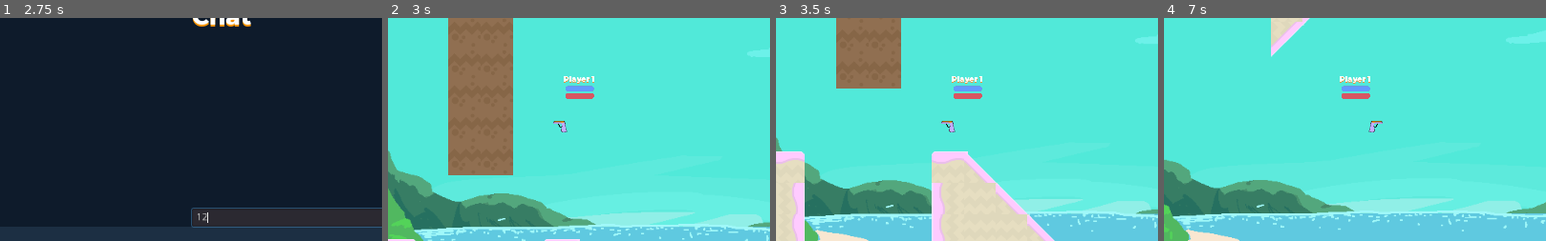
Above: before the commit, frames 1-4 (left to right).
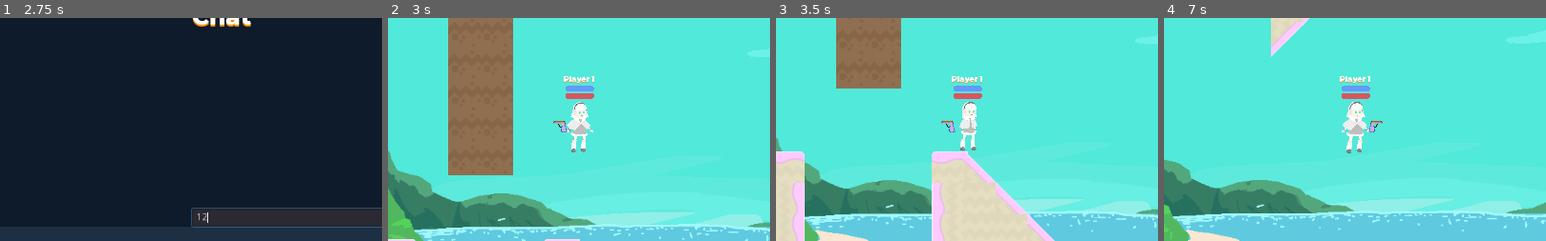
Above: after the commit, the same moments.

Repository: VGDC-UCI/Shooty-Game
Game: Godot game, scene res://src/main/menus/title/Title.tscn
The game is run twice, just before and just after one commit, with the same random seed, the same clock (stepped at 60 frames per second) and the same inputs.
Inputs (mouse positions are % of the whole screen's width and height, from its top left):
- Up to frame 1 (2.75 s): click "Shooty Game" at 0.5 s; click "Local Game" at 1.25 s; click (73, 71) at 2.02 s; type "12" at 2.1 s
- Up to frame 2 (3 s): click "Start Game" at 2.75 s
- Up to frame 3 (3.5 s): no input
- Up to frame 4 (7 s): move the mouse to (72, 45) at 3.52 s; hold D (move_right) 3.53-5.03 s; right-click (72, 45) at 3.6 s; tap Space (jump_pressed) at 3.77, 4.52, 6.02, 6.77 s; move the mouse to (30, 55) at 4.27 s; tap Shift (shield) at 4.35, 6.6 s; tap Enter at 5 s; move the mouse to (60, 28) at 5.02 s; hold A (move_left) 5.03-5.78 s; click (60, 28) at 5.1 s; move the mouse to (45, 70) at 5.77 s; hold D (move_right) from 5.78 s (still down); right-click (45, 70) at 5.85 s; move the mouse to (80, 65) at 6.52 s
The pictures show only the part of the screen within x 25-75%, y 26-76%; the shares and areas given below are measured in that part.

Frame 1 is identical in both runs. In frame 2, 0.8% of the frame differs, in the area x 46-54%, y 37-61%; in frame 3, 0.7%; in frame 4, 0.9%.

Commit message:
Fixed missing player textures

Diff:
--- a/src/main/game/player/Player.tscn
+++ b/src/main/game/player/Player.tscn
@@ -1,7 +1,10 @@
-[gd_scene load_steps=26 format=2]
-
+[gd_scene load_steps=89 format=2]
+
+[ext_resource path="res://src/main/game/player/textures/sally_sprite_sheet.png" type="Texture" id=1]
 [ext_resource path="res://src/resources/fonts/montserrat_20.tres" type="DynamicFont" id=2]
 [ext_resource path="res://src/main/game/player/player.gd" type="Script" id=3]
+[ext_resource path="res://src/main/game/player/textures/Player_Fall.png" type="Texture" id=4]
+[ext_resource path="res://src/main/game/player/textures/Player_Jump.png" type="Texture" id=5]
 [ext_resource path="res://src/main/game/player/textures/dash_particle.png" type="Texture" id=6]
 [ext_resource path="res://src/main/game/player/textures/bad_gun.png" type="Texture" id=7]
 [ext_resource path="res://src/main/game/player/information/shield_bar.tres" type="StyleBox" id=8]
@@ -11,38 +14,366 @@
 [ext_resource path="res://src/main/game/player/audio/shoot.wav" type="AudioStream" id=12]
 [ext_resource path="res://src/main/game/player/audio/dash.wav" type="AudioStream" id=13]
 [ext_resource path="res://src/main/game/player/audio/hit.wav" type="AudioStream" id=14]
+[ext_resource path="res://src/main/game/player/textures/Player_Running.png" type="Texture" id=15]
+[ext_resource path="res://src/main/game/player/textures/Player_Idle.png" type="Texture" id=16]
 
 [sub_resource type="RectangleShape2D" id=1]
 extents = Vector2( 19.522, 50.776 )
 
+[sub_resource type="AtlasTexture" id=49]
+flags = 4
+atlas = ExtResource( 16 )
+region = Rect2( 0, 0, 349, 852 )
+
+[sub_resource type="AtlasTexture" id=50]
+flags = 4
+atlas = ExtResource( 16 )
+region = Rect2( 349, 0, 349, 852 )
+
+[sub_resource type="AtlasTexture" id=51]
+flags = 4
+atlas = ExtResource( 16 )
+region = Rect2( 698, 0, 349, 852 )
+
+[sub_resource type="AtlasTexture" id=52]
+flags = 4
+atlas = ExtResource( 16 )
+region = Rect2( 1047, 0, 349, 852 )
+
+[sub_resource type="AtlasTexture" id=53]
+flags = 4
+atlas = ExtResource( 16 )
+region = Rect2( 1396, 0, 349, 852 )
+
+[sub_resource type="AtlasTexture" id=54]
+flags = 4
+atlas = ExtResource( 16 )
+region = Rect2( 1745, 0, 349, 852 )
+
+[sub_resource type="AtlasTexture" id=55]
+flags = 4
+atlas = ExtResource( 16 )
+region = Rect2( 2094, 0, 349, 852 )
+
+[sub_resource type="AtlasTexture" id=56]
+flags = 4
+atlas = ExtResource( 16 )
+region = Rect2( 2443, 0, 349, 852 )
+
+[sub_resource type="AtlasTexture" id=57]
+flags = 4
+atlas = ExtResource( 16 )
+region = Rect2( 0, 852, 349, 852 )
+
+[sub_resource type="AtlasTexture" id=58]
+flags = 4
+atlas = ExtResource( 16 )
+region = Rect2( 349, 852, 349, 852 )
+
+[sub_resource type="AtlasTexture" id=59]
+flags = 4
+atlas = ExtResource( 16 )
+region = Rect2( 698, 852, 349, 852 )
+
+[sub_resource type="AtlasTexture" id=60]
+flags = 4
+atlas = ExtResource( 16 )
+region = Rect2( 1047, 852, 349, 852 )
+
+[sub_resource type="AtlasTexture" id=61]
+flags = 4
+atlas = ExtResource( 16 )
+region = Rect2( 1396, 852, 349, 852 )
+
+[sub_resource type="AtlasTexture" id=62]
+flags = 4
+atlas = ExtResource( 16 )
+region = Rect2( 1745, 852, 349, 852 )
+
+[sub_resource type="AtlasTexture" id=63]
+flags = 4
+atlas = ExtResource( 16 )
+region = Rect2( 2094, 852, 349, 852 )
+
+[sub_resource type="AtlasTexture" id=64]
+flags = 4
+atlas = ExtResource( 16 )
+region = Rect2( 2443, 852, 349, 852 )
+
+[sub_resource type="AtlasTexture" id=65]
+flags = 4
+atlas = ExtResource( 16 )
+region = Rect2( 0, 1704, 349, 852 )
+
+[sub_resource type="AtlasTexture" id=66]
+flags = 4
+atlas = ExtResource( 16 )
+region = Rect2( 349, 1704, 349, 852 )
+
+[sub_resource type="AtlasTexture" id=67]
+flags = 4
+atlas = ExtResource( 16 )
+region = Rect2( 698, 1704, 349, 852 )
+
+[sub_resource type="AtlasTexture" id=68]
+flags = 4
+atlas = ExtResource( 16 )
+region = Rect2( 1047, 1704, 349, 852 )
+
+[sub_resource type="AtlasTexture" id=69]
+flags = 4
+atlas = ExtResource( 16 )
+region = Rect2( 1396, 1704, 349, 852 )
+
+[sub_resource type="AtlasTexture" id=70]
+flags = 4
+atlas = ExtResource( 16 )
+region = Rect2( 1745, 1704, 349, 852 )
+
+[sub_resource type="AtlasTexture" id=71]
+flags = 4
+atlas = ExtResource( 16 )
+region = Rect2( 2094, 1704, 349, 852 )
+
+[sub_resource type="AtlasTexture" id=72]
+flags = 4
+atlas = ExtResource( 16 )
+region = Rect2( 2443, 1704, 349, 852 )
+
+[sub_resource type="AtlasTexture" id=13]
+flags = 4
+atlas = ExtResource( 4 )
+region = Rect2( 0, 1033, 509, 1033 )
+
+[sub_resource type="AtlasTexture" id=14]
+flags = 4
+atlas = ExtResource( 4 )
+region = Rect2( 509, 1033, 509, 1033 )
+
+[sub_resource type="AtlasTexture" id=15]
+flags = 4
+atlas = ExtResource( 4 )
+region = Rect2( 1018, 1033, 509, 1033 )
+
+[sub_resource type="AtlasTexture" id=16]
+flags = 4
+atlas = ExtResource( 4 )
+region = Rect2( 1527, 1033, 509, 1033 )
+
+[sub_resource type="AtlasTexture" id=17]
+flags = 4
+atlas = ExtResource( 15 )
+region = Rect2( 0, 0, 683, 896 )
+
+[sub_resource type="AtlasTexture" id=18]
+flags = 4
+atlas = ExtResource( 15 )
+region = Rect2( 683, 0, 683, 896 )
+
+[sub_resource type="AtlasTexture" id=19]
+flags = 4
+atlas = ExtResource( 15 )
+region = Rect2( 1366, 0, 683, 896 )
+
+[sub_resource type="AtlasTexture" id=20]
+flags = 4
+atlas = ExtResource( 15 )
+region = Rect2( 2049, 0, 683, 896 )
+
+[sub_resource type="AtlasTexture" id=21]
+flags = 4
+atlas = ExtResource( 15 )
+region = Rect2( 2732, 0, 683, 896 )
+
+[sub_resource type="AtlasTexture" id=22]
+flags = 4
+atlas = ExtResource( 15 )
+region = Rect2( 0, 896, 683, 896 )
+
+[sub_resource type="AtlasTexture" id=23]
+flags = 4
+atlas = ExtResource( 15 )
+region = Rect2( 683, 896, 683, 896 )
+
+[sub_resource type="AtlasTexture" id=24]
+flags = 4
+atlas = ExtResource( 15 )
+region = Rect2( 1366, 896, 683, 896 )
+
+[sub_resource type="AtlasTexture" id=25]
+flags = 4
+atlas = ExtResource( 15 )
+region = Rect2( 2049, 896, 683, 896 )
+
+[sub_resource type="AtlasTexture" id=26]
+flags = 4
+atlas = ExtResource( 15 )
+region = Rect2( 2732, 896, 683, 896 )
+
+[sub_resource type="AtlasTexture" id=27]
+flags = 4
+atlas = ExtResource( 15 )
+region = Rect2( 0, 1792, 683, 896 )
+
+[sub_resource type="AtlasTexture" id=28]
+flags = 4
+atlas = ExtResource( 15 )
+region = Rect2( 683, 1792, 683, 896 )
+
+[sub_resource type="AtlasTexture" id=29]
+flags = 4
+atlas = ExtResource( 15 )
+region = Rect2( 1366, 1792, 683, 896 )
+
+[sub_resource type="AtlasTexture" id=30]
+flags = 4
+atlas = ExtResource( 15 )
+region = Rect2( 2049, 1792, 683, 896 )
+
+[sub_resource type="AtlasTexture" id=31]
+flags = 4
+atlas = ExtResource( 15 )
+region = Rect2( 2732, 1792, 683, 896 )
+
+[sub_resource type="AtlasTexture" id=32]
+flags = 4
+atlas = ExtResource( 15 )
+region = Rect2( 0, 2688, 683, 896 )
+
+[sub_resource type="AtlasTexture" id=33]
+flags = 4
+atlas = ExtResource( 15 )
+region = Rect2( 683, 2688, 683, 896 )
+
+[sub_resource type="AtlasTexture" id=34]
+flags = 4
+atlas = ExtResource( 15 )
+region = Rect2( 1366, 2688, 683, 896 )
+
+[sub_resource type="AtlasTexture" id=35]
+flags = 4
+atlas = ExtResource( 15 )
+region = Rect2( 2049, 2688, 683, 896 )
+
+[sub_resource type="AtlasTexture" id=36]
+flags = 4
+atlas = ExtResource( 15 )
+region = Rect2( 2732, 2688, 683, 896 )
+
+[sub_resource type="AtlasTexture" id=37]
+flags = 4
+atlas = ExtResource( 15 )
+region = Rect2( 0, 3584, 683, 896 )
+
+[sub_resource type="AtlasTexture" id=38]
+flags = 4
+atlas = ExtResource( 15 )
+region = Rect2( 683, 3584, 683, 896 )
+
+[sub_resource type="AtlasTexture" id=39]
+flags = 4
+atlas = ExtResource( 15 )
+region = Rect2( 1366, 3584, 683, 896 )
+
+[sub_resource type="AtlasTexture" id=40]
+flags = 4
+atlas = ExtResource( 15 )
+region = Rect2( 2049, 3584, 683, 896 )
+
+[sub_resource type="AtlasTexture" id=41]
+flags = 4
+atlas = ExtResource( 15 )
+region = Rect2( 2732, 3584, 683, 896 )
+
+[sub_resource type="AtlasTexture" id=42]
+flags = 4
+atlas = ExtResource( 15 )
+region = Rect2( 0, 4480, 683, 896 )
+
+[sub_resource type="AtlasTexture" id=43]
+flags = 4
+atlas = ExtResource( 15 )
+region = Rect2( 683, 4480, 683, 896 )
+
+[sub_resource type="AtlasTexture" id=44]
+flags = 4
+atlas = ExtResource( 15 )
+region = Rect2( 1366, 4480, 683, 896 )
+
+[sub_resource type="AtlasTexture" id=45]
+flags = 4
+atlas = ExtResource( 15 )
+region = Rect2( 2049, 4480, 683, 896 )
+
+[sub_resource type="AtlasTexture" id=46]
+flags = 4
+atlas = ExtResource( 15 )
+region = Rect2( 2732, 4480, 683, 896 )
+
+[sub_resource type="AtlasTexture" id=47]
+flags = 4
+atlas = ExtResource( 5 )
+region = Rect2( 1527, 0, 509, 1033 )
+
+[sub_resource type="SpriteFrames" id=48]
+animations = [ {
+"frames": [ SubResource( 49 ), SubResource( 50 ), SubResource( 51 ), SubResource( 52 ), SubResource( 53 ), SubResource( 54 ), SubResource( 55 ), SubResource( 56 ), SubResource( 57 ), SubResource( 58 ), SubResource( 59 ), SubResource( 60 ), SubResource( 61 ), SubResource( 62 ), SubResource( 63 ), SubResource( 64 ), SubResource( 65 ), SubResource( 66 ), SubResource( 67 ), SubResource( 68 ), SubResource( 69 ), SubResource( 70 ), SubResource( 71 ), SubResource( 72 ) ],
+"loop": true,
+"name": "idle",
+"speed": 12.0
+}, {
+"frames": [ SubResource( 13 ), SubResource( 14 ), SubResource( 15 ), SubResource( 16 ) ],
+"loop": true,
+"name": "falling",
+"speed": 5.0
+}, {
+"frames": [ SubResource( 17 ), SubResource( 18 ), SubResource( 19 ), SubResource( 20 ), SubResource( 21 ), SubResource( 22 ), SubResource( 23 ), SubResource( 24 ), SubResource( 25 ), SubResource( 26 ), SubResource( 27 ), SubResource( 28 ), SubResource( 29 ), SubResource( 30 ), SubResource( 31 ), SubResource( 32 ), SubResource( 33 ), SubResource( 34 ), SubResource( 35 ), SubResource( 36 ), SubResource( 37 ), SubResource( 38 ), SubResource( 39 ), SubResource( 40 ), SubResource( 41 ), SubResource( 42 ), SubResource( 43 ), SubResource( 44 ), SubResource( 45 ), SubResource( 46 ) ],
+"loop": true,
+"name": "run",
+"speed": 20.0
+}, {
+"frames": [ SubResource( 47 ) ],
+"loop": true,
+"name": "jumping",
+"speed": 5.0
+} ]
+
 [sub_resource type="AtlasTexture" id=2]
+flags = 4
+atlas = ExtResource( 1 )
 region = Rect2( 4000, 0, 800, 801 )
 
 [sub_resource type="AtlasTexture" id=3]
+flags = 4
+atlas = ExtResource( 1 )
 region = Rect2( 0, 0, 800, 801 )
 
 [sub_resource type="AtlasTexture" id=4]
+flags = 4
+atlas = ExtResource( 1 )
+region = Rect2( 800, 0, 800, 801 )
+
+[sub_resource type="AtlasTexture" id=5]
+flags = 4
+atlas = ExtResource( 1 )
+region = Rect2( 1600, 0, 800, 801 )
+
+[sub_resource type="AtlasTexture" id=6]
+flags = 4
+atlas = ExtResource( 1 )
+region = Rect2( 2400, 0, 800, 801 )
+
+[sub_resource type="AtlasTexture" id=7]
+flags = 4
+atlas = ExtResource( 1 )
+region = Rect2( 3200, 0, 800, 801 )
+
+[sub_resource type="AtlasTexture" id=8]
+flags = 4
+atlas = ExtResource( 1 )
 region = Rect2( 0, 0, 800, 801 )
 
-[sub_resource type="AtlasTexture" id=5]
-region = Rect2( 800, 0, 800, 801 )
-
-[sub_resource type="AtlasTexture" id=6]
-region = Rect2( 1600, 0, 800, 801 )
-
-[sub_resource type="AtlasTexture" id=7]
-region = Rect2( 2400, 0, 800, 801 )
-
-[sub_resource type="AtlasTexture" id=8]
-region = Rect2( 3200, 0, 800, 801 )
-
-[sub_resource type="AtlasTexture" id=9]
-region = Rect2( 4000, 0, 800, 801 )
-
-[sub_resource type="AtlasTexture" id=10]
-region = Rect2( 3200, 0, 800, 801 )
-
-[sub_resource type="SpriteFrames" id=11]
+[sub_resource type="SpriteFrames" id=9]
 animations = [ {
 "frames": [ SubResource( 2 ) ],
 "loop": true,
@@ -54,24 +385,24 @@
 "name": "falling",
 "speed": 5.0
 }, {
-"frames": [ SubResource( 4 ), SubResource( 5 ), SubResource( 6 ), SubResource( 7 ), SubResource( 8 ), SubResource( 9 ) ],
+"frames": [ SubResource( 4 ), SubResource( 5 ), SubResource( 6 ), SubResource( 7 ) ],
 "loop": true,
 "name": "run",
-"speed": 40.0
+"speed": 6.0
 }, {
-"frames": [ SubResource( 10 ) ],
+"frames": [ SubResource( 8 ) ],
 "loop": true,
 "name": "jumping",
 "speed": 5.0
 } ]
 
-[sub_resource type="Curve" id=12]
+[sub_resource type="Curve" id=10]
 _data = [ Vector2( 0, 1 ), 0.0, 0.0, 0, 0, Vector2( 1, 0.0291631 ), -2.74067, 0.0, 0, 0 ]
 
-[sub_resource type="CurveTexture" id=13]
-curve = SubResource( 12 )
-
-[sub_resource type="ParticlesMaterial" id=14]
+[sub_resource type="CurveTexture" id=11]
+curve = SubResource( 10 )
+
+[sub_resource type="ParticlesMaterial" id=12]
 emission_shape = 1
 emission_sphere_radius = 1.0
 flag_disable_z = true
@@ -96,13 +427,13 @@
 [node name="MollySprite" type="AnimatedSprite" parent="Hitbox"]
 visible = false
 scale = Vector2( 0.12, 0.12 )
-frames = SubResource( 11 )
+frames = SubResource( 48 )
 animation = "falling"
 
 [node name="SallySprite" type="AnimatedSprite" parent="Hitbox"]
 visible = false
 scale = Vector2( 0.12, 0.12 )
-frames = SubResource( 11 )
+frames = SubResource( 9 )
 animation = "falling"
 
 [node name="Gun" type="Sprite" parent="."]
Not shown: 2 places in src/main/game/player/Player.tscn that only renumber resources
